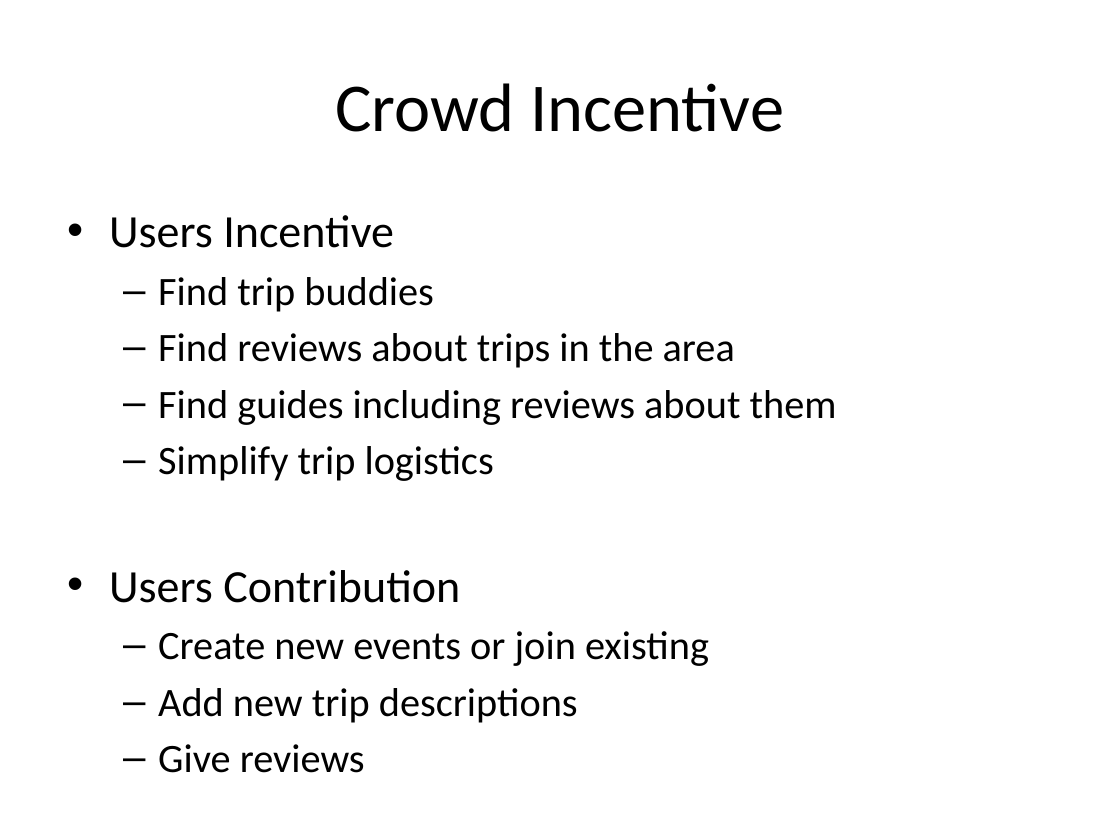
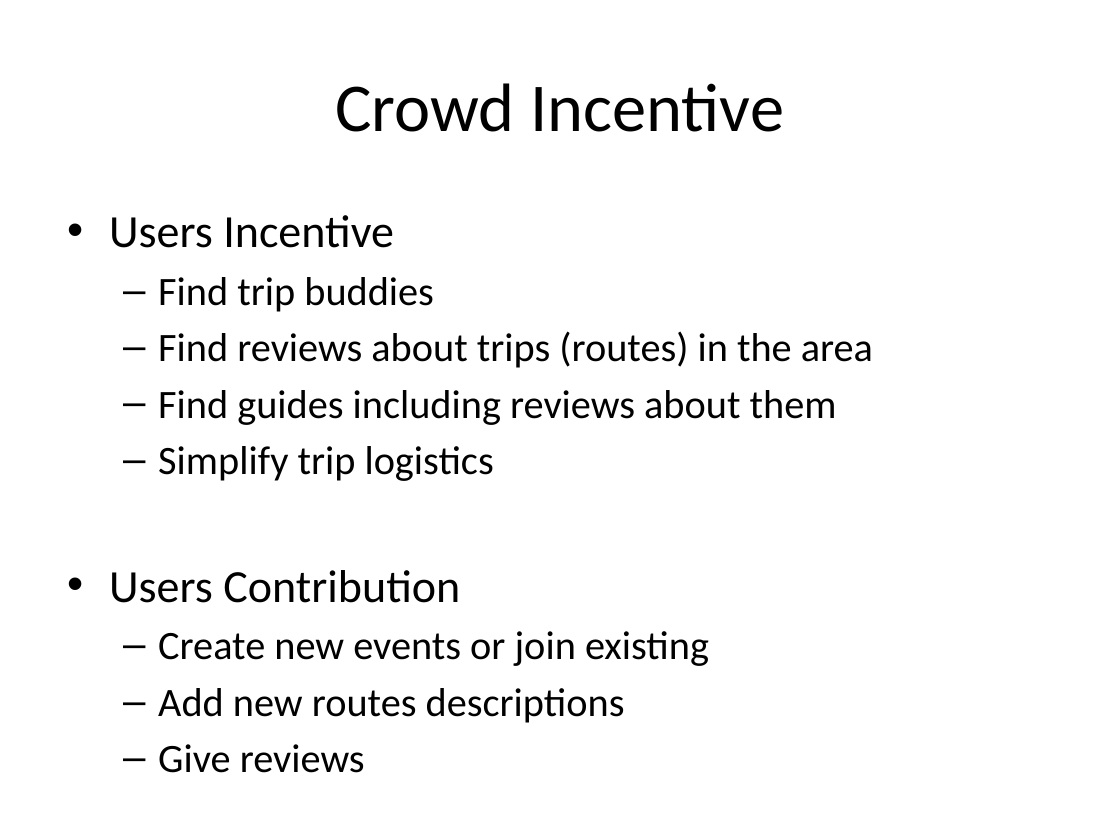
Before and after one commit to keremg/outsurfing, a slide deck: slide 8 of documents/Presentation.pptx. Drawn at 1120x840 pixels with LibreOffice and Linux fonts; fonts in the diff are those of the drawing. Boxes give left, top, right and bottom in pixels: in the first picture for what was removed or moved away, otherwise in the second. Text is boxed around its words. In the diff, an @@ line names an element or a change of style, - is before the commit and + after.

```diff
--- a/documents/Presentation.pptx
+++ b/documents/Presentation.pptx
@@ text at bbox=[158, 331, 873, 368]: text changed @@
-  – Find reviews about trips in the area
+  – Find reviews about trips (routes) in the area
@@ text at bbox=[158, 688, 625, 723]: text changed @@
-  – Add new trip descriptions
+  – Add new routes descriptions
```
Also in this commit, not shown: 8 other slides changed.
